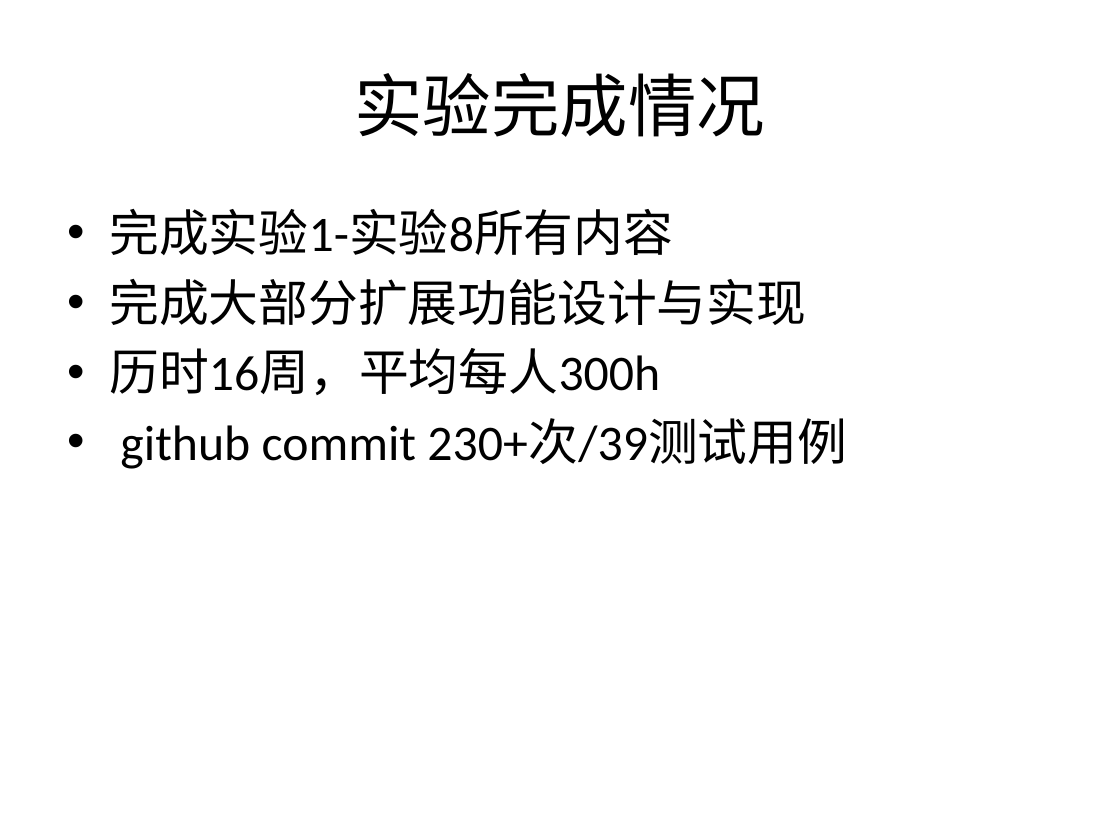
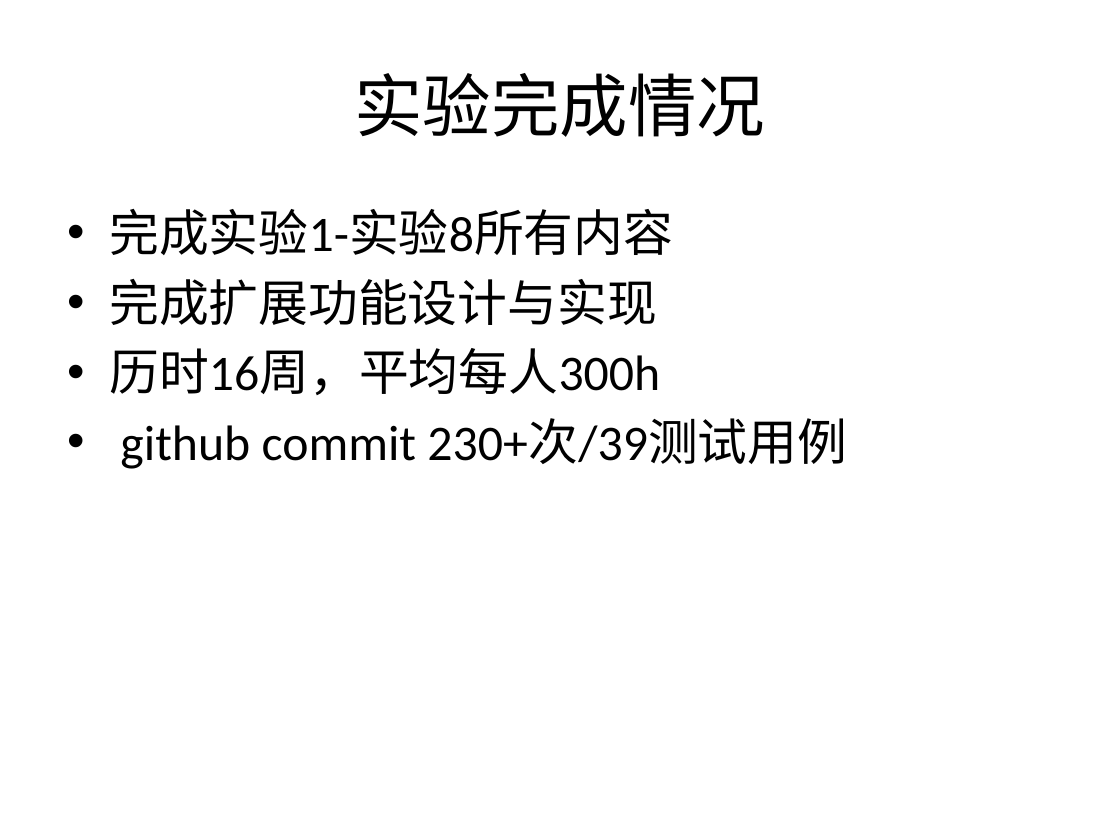
Before and after one commit to bhsei/16TeamC, a slide deck: slide 2 of 2.项目PPT/十七周-项目总结.pptx. Drawn at 1120x840 pixels with LibreOffice and Linux fonts; fonts in the diff are those of the drawing. Boxes give left, top, right and bottom in pixels: in the first picture for what was removed or moved away, otherwise in the second. Text is boxed around its words. In the diff, an @@ line names an element or a change of style, - is before the commit and + after.

```diff
--- a/2.项目PPT/十七周-项目总结.pptx
+++ b/2.项目PPT/十七周-项目总结.pptx
@@ text at <box>109,279,657,325</box>: text changed @@
-• 完成大部分扩展功能设计与实现
+• 完成扩展功能设计与实现
```
Also in this commit, not shown: 5 other slides changed, 6 slides added, 2 slides removed, 1 other file.
